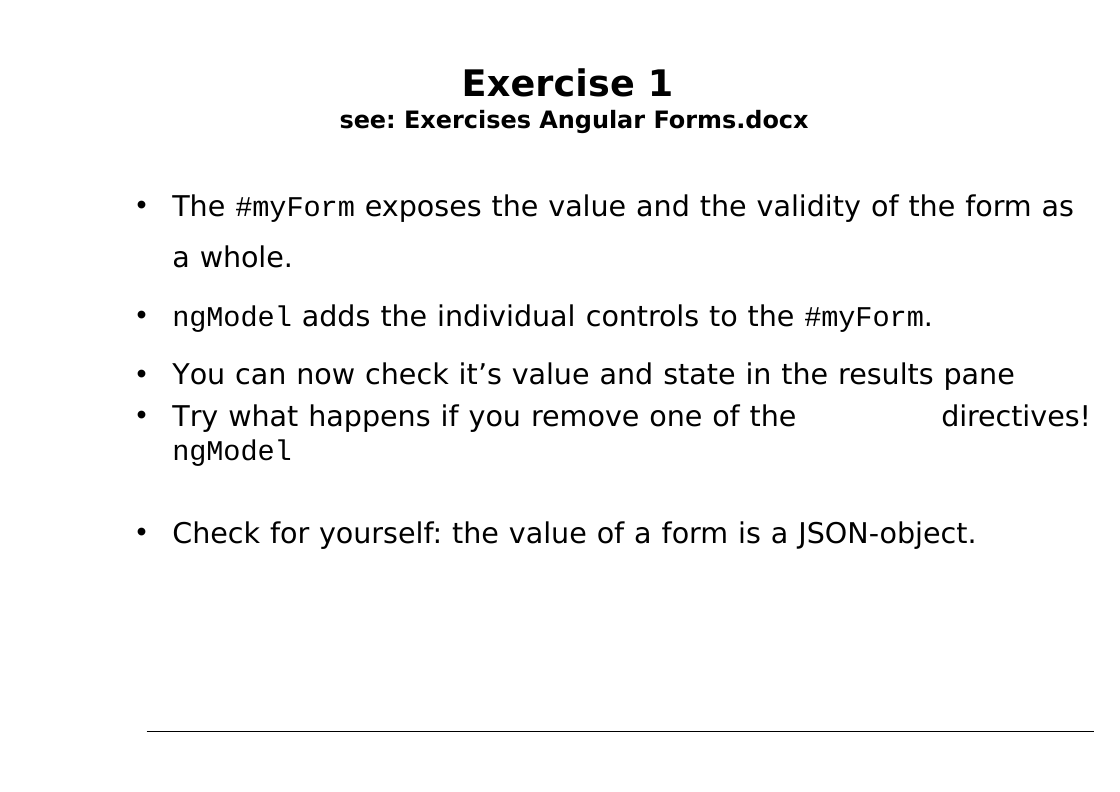
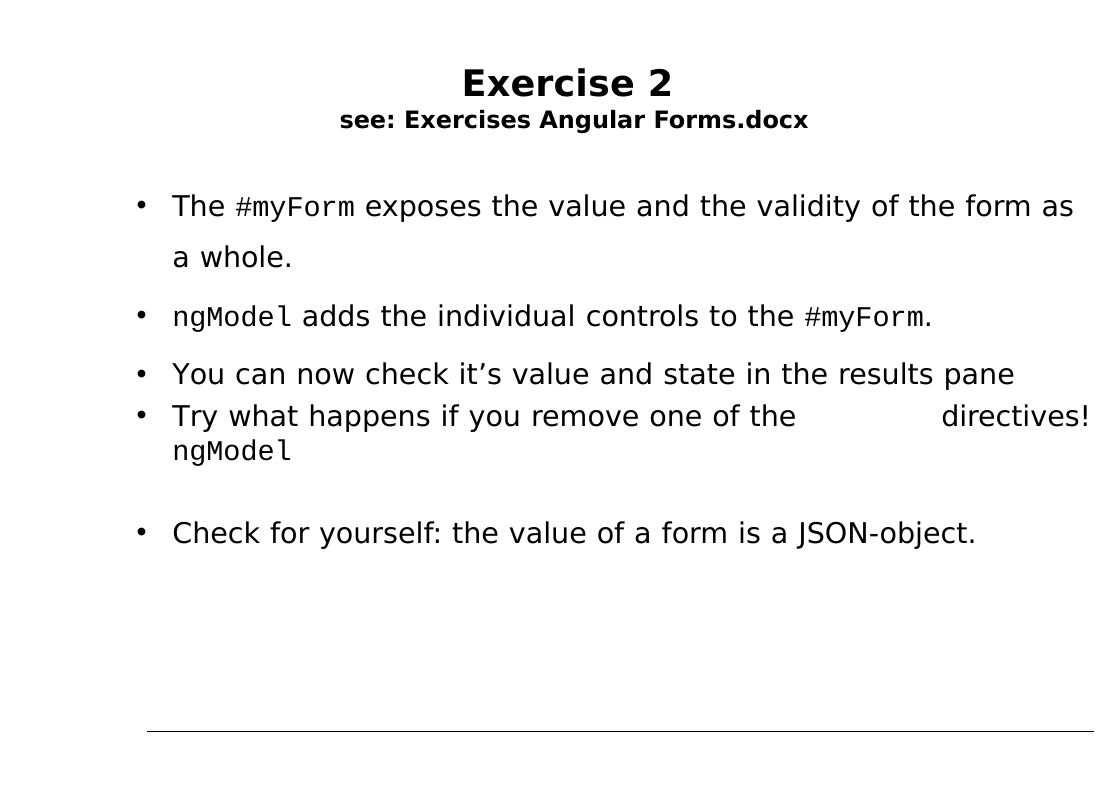
Before and after one commit to petereijgermans11/accelerator-programma, a slide deck: slide 21 of forms/Angular Forms.pptx (slide 24 before the commit). Drawn at 1120x792 pixels with LibreOffice and Linux fonts; fonts in the diff are those of the drawing. Boxes give left, top, right and bottom in pixels: in the first picture for what was removed or moved away, otherwise in the second. Text is boxed around its words. In the diff, an @@ line names an element or a change of style, - is before the commit and + after.

Commit message:
numbering exercises

```diff
--- a/forms/Angular Forms.pptx
+++ b/forms/Angular Forms.pptx
@@ title at bbox=[340, 68, 809, 133]: text changed @@
-Exercise 1
-see: Exercises Angular Forms.docx
+Exercise 2
+see: Exercises Angular Forms.docx
```
Also in this commit, not shown: 5 other slides changed, 3 slides removed, 2 other files.
